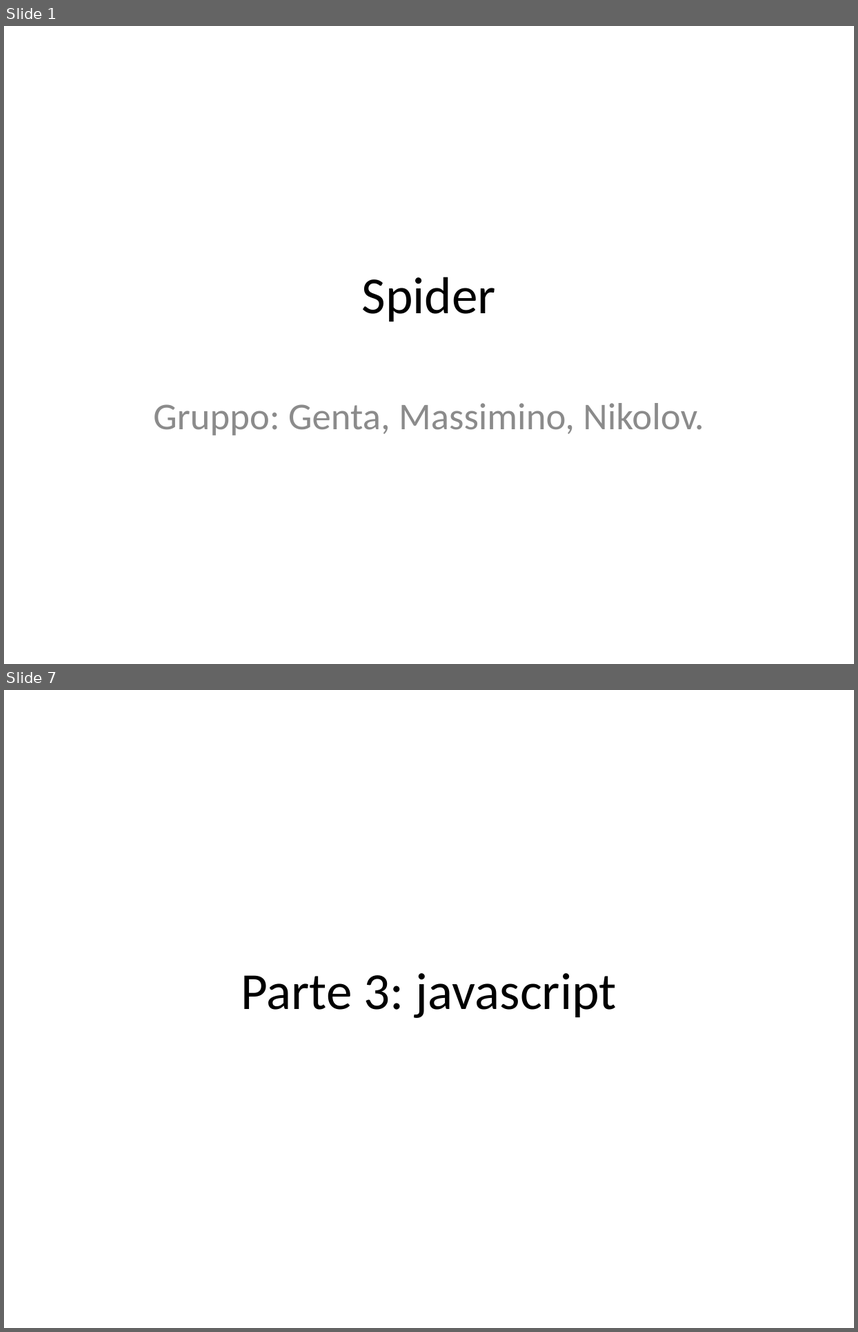
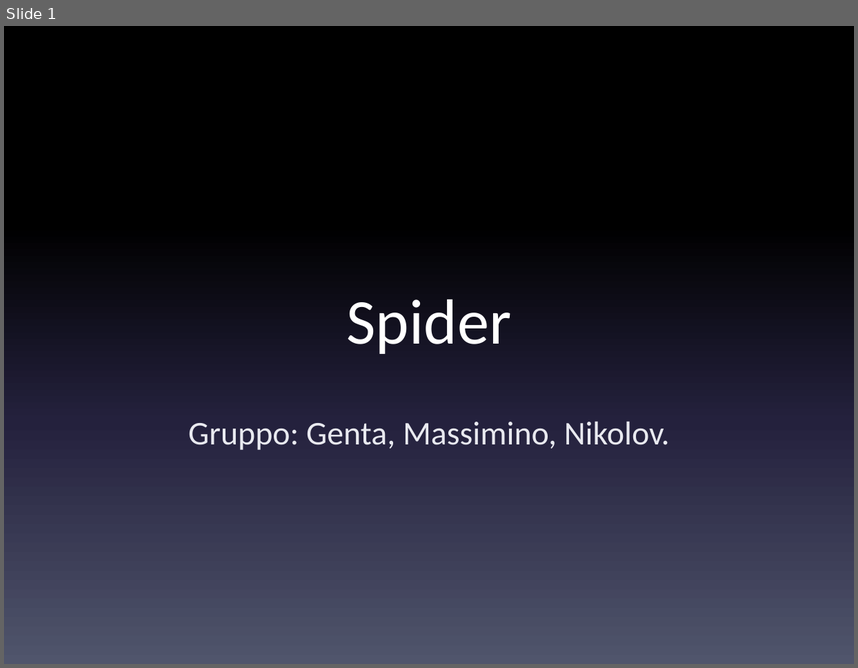
Before and after one commit to danielegenta/ProjectTPSI_Spider, a slide deck: Presentazione_Spider.pptx. Shown one above the other, each under a label of ours: slides 1 and 7 before the commit, slide 1 after it; the slides between them are not shown. The pictures are 858x1332 and 858x668 pixels, drawn with LibreOffice and Linux fonts; fonts in the diff are those of the drawing. Boxes give left, top, right and bottom in pixels: in the first picture for what was removed or moved away, otherwise in the second. Text is boxed around its words. In the diff, an @@ line names an element or a change of style, - is before the commit and + after.

```diff
--- a/Presentazione_Spider.pptx
+++ b/Presentazione_Spider.pptx
@@ slide 7 removed at bbox=[4, 690, 854, 1328], background #FFFFFF @@
@@ title removed at bbox=[241, 973, 617, 1018] @@
-Parte 3: javascript
@@ slide 1 changed as well @@
@@ background #FFFFFF to gradient #000000 to #24213E to #51566D @@
@@ title "Spider" at bbox=[347, 299, 512, 354]: size 44 to 54 pt, text colour #000000 to #FFFFFF; vertical alignment middle to bottom @@
@@ subtitle "Gruppo: Genta, Massimino, Nikolov." at bbox=[188, 421, 670, 450]: size 32 to 28 pt, text colour #8C8C8C to #E9EAF0; line spacing 1 to 1.5 @@
```
Also in this commit, not shown: 7 other slides changed, 9 slides added, 10 other slides removed.
